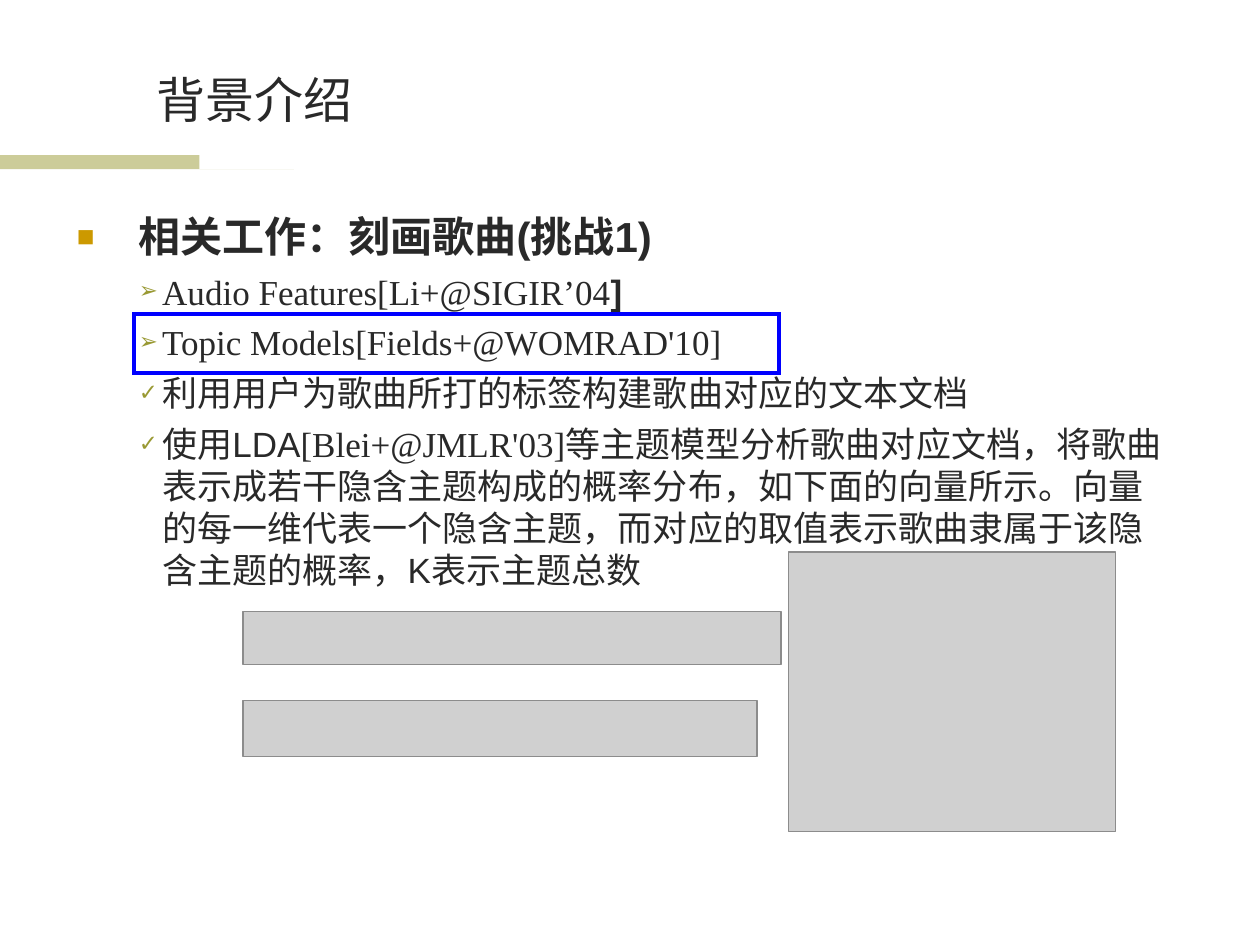
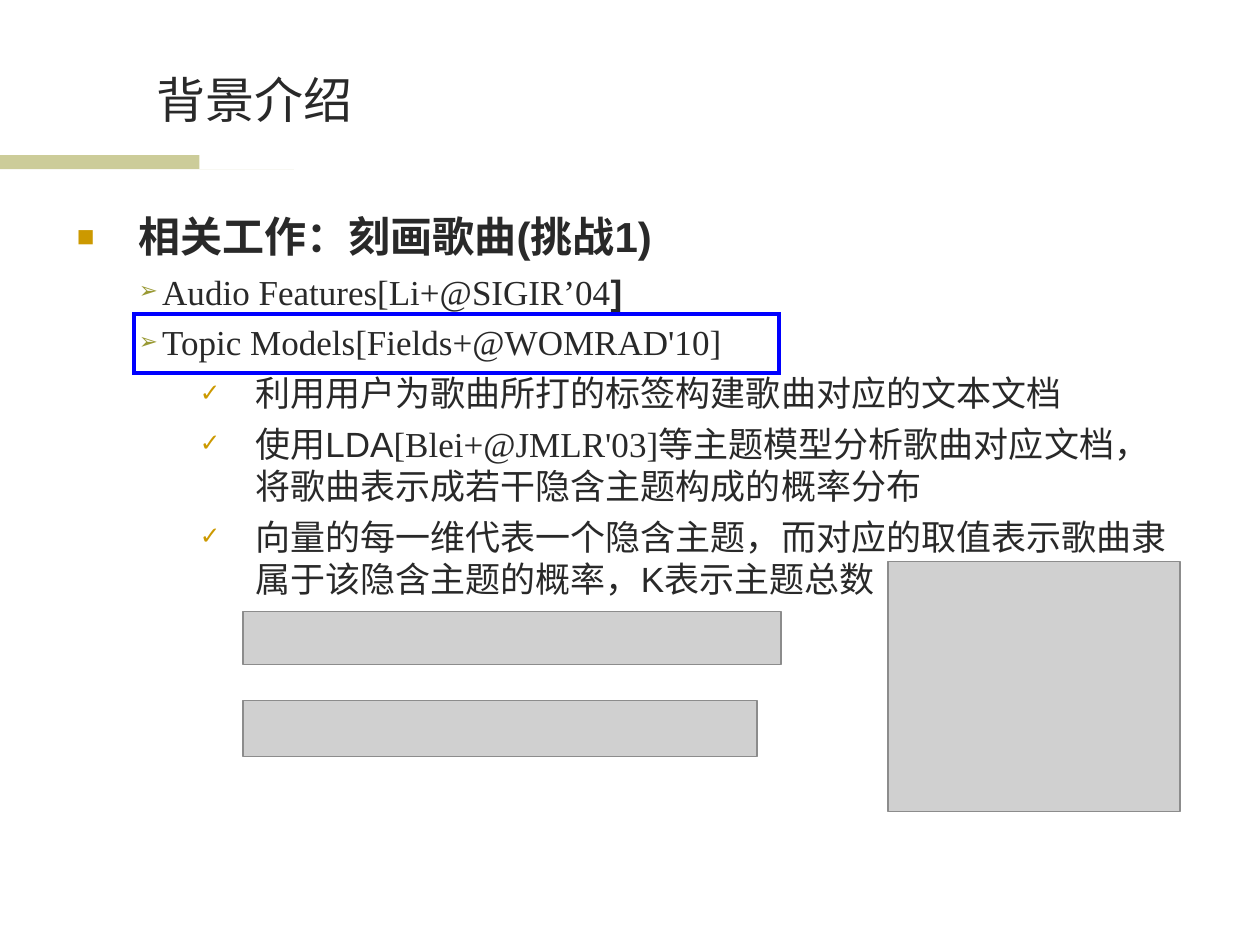
Before and after one commit to wwssttt/NJUThesis, a slide deck: slide 5 of ppt/一种基于时间序列分析的个性化音乐推荐系统及其实现.ppt. Drawn at 1260x945 pixels with LibreOffice and Linux fonts; fonts in the diff are those of the drawing; grey boxes stand for pictures; background and template pictures are left out. Boxes give left, top, right and bottom in pixels: in the first picture for what was removed or moved away, otherwise in the second. Text is boxed around its words. In the diff, an @@ line names an element or a change of style, - is before the commit and + after.

Commit message:
ppt4.4

```diff
--- a/ppt/一种基于时间序列分析的个性化音乐推荐系统及其实现.ppt
+++ b/ppt/一种基于时间序列分析的个性化音乐推荐系统及其实现.ppt
@@ text at (255,371,1061,409): list level 2 to 3 in "利用用户为歌曲所打的标签构建歌曲对应的文本文档"; bullet colour #999933 to #CC9900 @@
@@ text at (255,427,1166,596): text changed @@
-  ✓ 使用LDA[Blei+@JMLR'03]等主题模型分析歌曲对应文档，将歌曲表示成若干隐含主题构成的概率分布，如下面的向量所示。向量的每一维代表一个隐含主题，而对应的取值表示歌曲隶属于该隐含主题的概率，K表示主题总数
+    ✓ 使用LDA[Blei+@JMLR'03]等主题模型分析歌曲对应文档，将歌曲表示成若干隐含主题构成的概率分布
+    ✓ 向量的每一维代表一个隐含主题，而对应的取值表示歌曲隶属于该隐含主题的概率，K表示主题总数
@@ picture: place and size @@
-picture at (789,552,1115,832)
+picture at (888,562,1181,811)
```
Also in this commit, not shown: 12 other slides changed.
